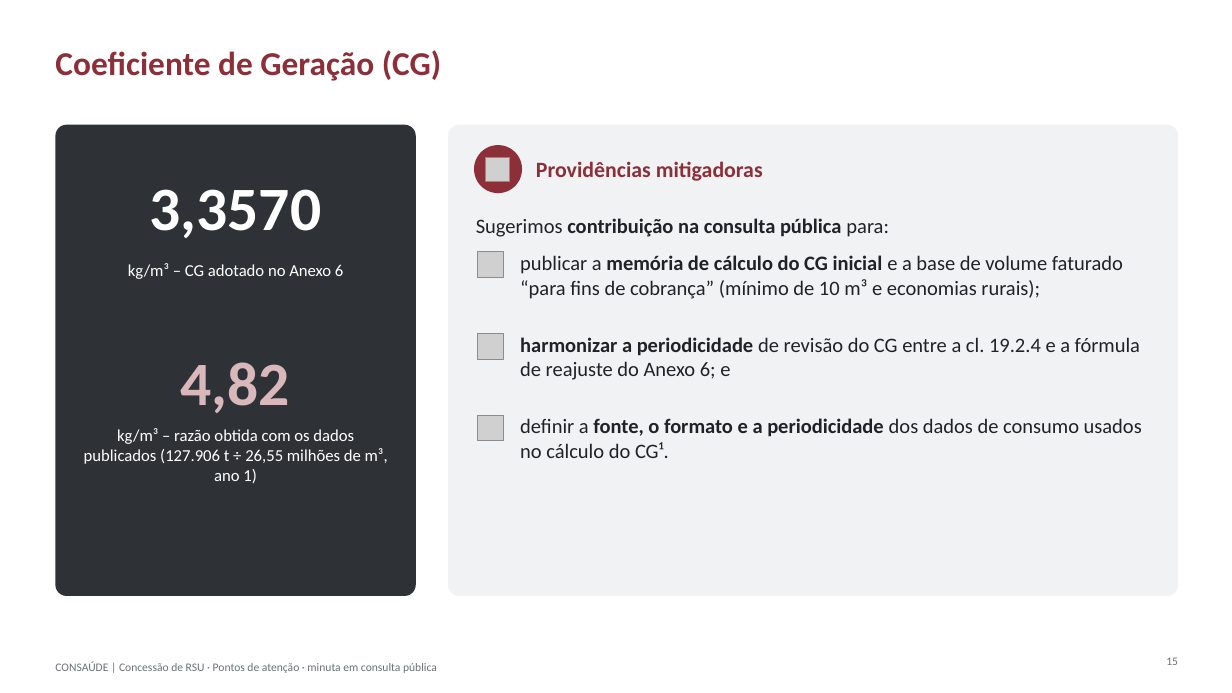
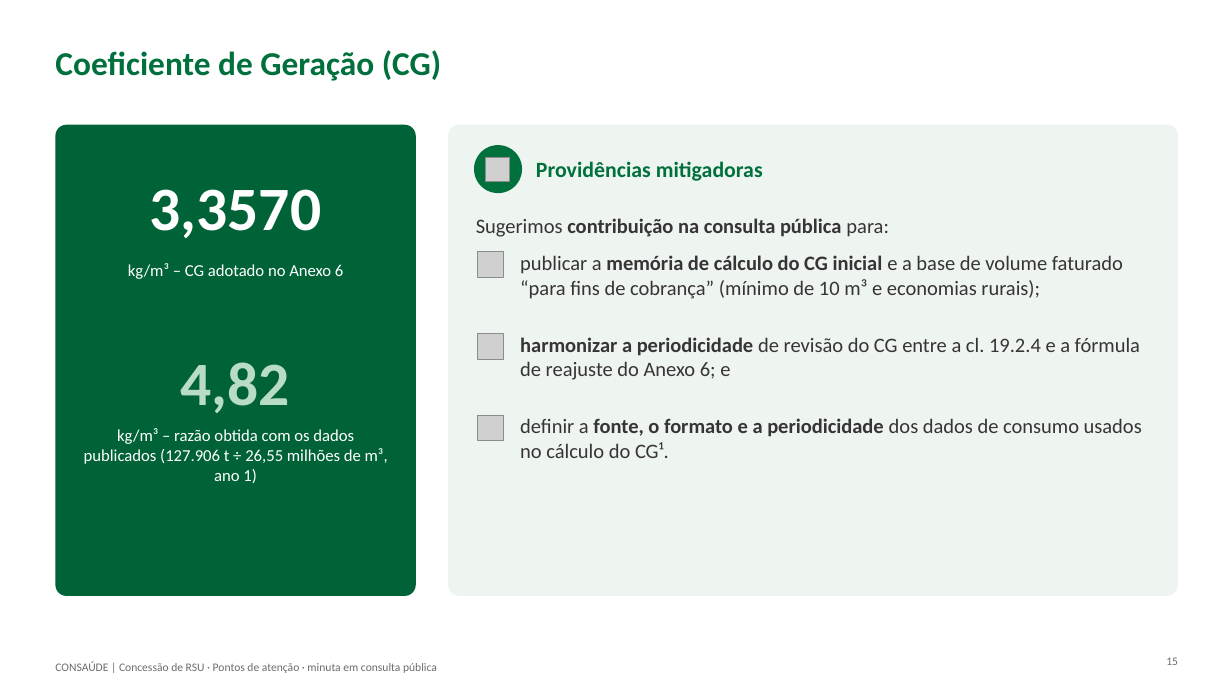
Before and after one commit to matheusdagostino-cyber/Solvi, a slide deck: slide 15 of concessoes/consaude-conc-2026/output/pontos-de-atencao-2026-10-08.pptx. Drawn at 1232x693 pixels with LibreOffice and Linux fonts; fonts in the diff are those of the drawing; grey boxes stand for pictures. Boxes give left, top, right and bottom in pixels: in the first picture for what was removed or moved away, otherwise in the second. Text is boxed around its words. In the diff, an @@ line names an element or a change of style, - is before the commit and + after.

```diff
--- a/concessoes/consaude-conc-2026/output/pontos-de-atencao-2026-10-08.pptx
+++ b/concessoes/consaude-conc-2026/output/pontos-de-atencao-2026-10-08.pptx
@@ title "Coeficiente de Geração (CG)" at (55, 50, 441, 81): text colour #8C2F39 to #00703C @@
@@ rounded rectangle at (55, 125, 416, 596): fill #2E3236 to #006237 @@
@@ rounded rectangle at (448, 125, 1178, 596): fill #F1F2F3 to #EEF4F0 @@
@@ ellipse at (474, 145, 522, 193): fill #8C2F39 to #00703C @@
@@ text "Providências mitigadoras" at (536, 161, 763, 181): text colour #8C2F39 to #00703C @@
@@ text "4,82" at (181, 362, 290, 413): text colour #D9B8BC to #B9DCC6 @@
@@ text colour #1F2328 to #373435 in 4 elements at (476, 218, 889, 237), (520, 255, 1123, 299), (520, 337, 1140, 380), (520, 418, 1142, 458) @@
```
Also in this commit, not shown: 20 other slides changed, 1 other file.
